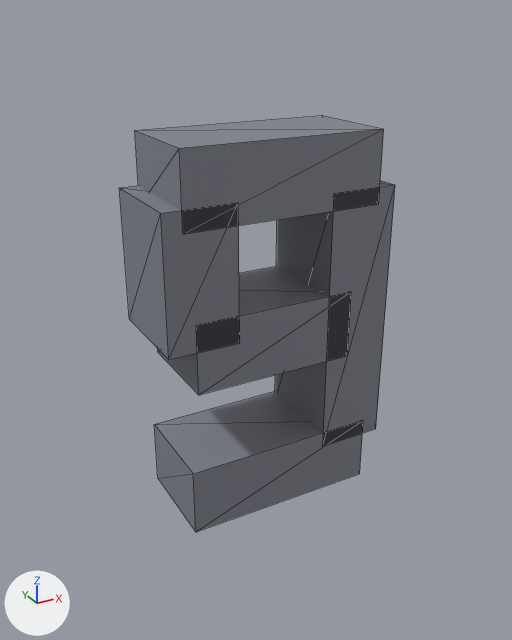
The glTF model app/src/main/assets/models/digit_9.glb as it was, and as the next commit left it.
Both versions are drawn from a 50 mm camera at (-2.1, -3.68, 1.78) aimed at (-0.06, 0.03, -0.07). Lighting does not change. The marker at lower left points along +X, +Y and +Z. The first picture is the older version. Mesh edges are drawn as thin lines. Where no turn or scale is listed for an object, it has been applied to the vertices.

Before the edit, the objects in view are built like this:
```python
me_geometry_0 = bpy.data.meshes.new('geometry_0')
me_geometry_0.from_pydata(...)  # a box spanning x -0.7..0.59, y -0.32..0.32, z 0.69..1.14; a box spanning x 0.26..0.71, y -0.32..0.32, z -0.94..0.8; a box spanning x -0.7..0.59, y -0.32..0.32, z -1.28..-0.83; a box spanning x -0.82..-0.37, y -0.32..0.32, z -0.02..0.82; a box spanning x -0.64..0.42, y -0.32..0.32, z -0.29..0.16
me_geometry_0.materials.append(mat_defaultmaterial)
ob_geometry_0 = bpy.data.objects.new('geometry_0', me_geometry_0)
ob_geometry_0.location = (0.0, 0.0, 0.0)
```
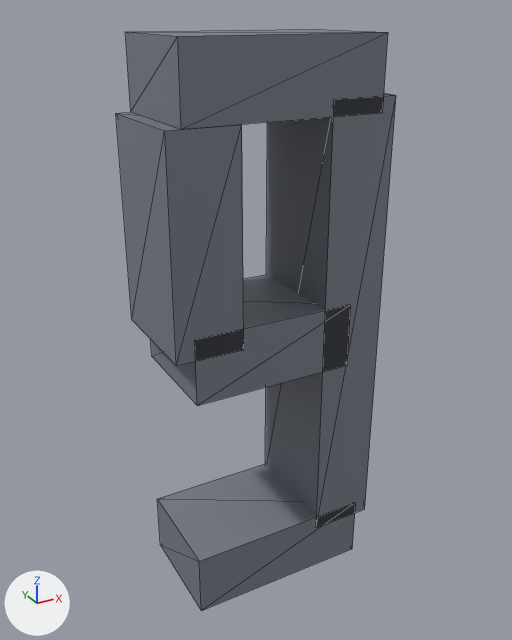
Pixel boxes (x1, y1, x2, y2) of what changed, in the pictures (512 x 640 px; the box of a moved part takes in the faces that stretch with it):
```json
{"object": "geometry_0", "change": "reshaped", "before": [119, 115, 395, 532], "after": [116, 29, 396, 611], "on screen": "39% taller"}
{"part": 1, "of": "me_geometry_0", "change": "moved or reshaped", "before": [135, 115, 384, 234], "after": [125, 29, 388, 129]}
{"part": 2, "of": "me_geometry_0", "change": "moved or reshaped", "before": [275, 180, 395, 444], "after": [265, 93, 396, 527]}
{"part": 3, "of": "me_geometry_0", "change": "moved or reshaped", "before": [154, 391, 363, 532], "after": [157, 464, 356, 611]}
{"part": 4, "of": "me_geometry_0", "change": "moved or reshaped", "before": [119, 185, 240, 360], "after": [116, 112, 244, 366]}
{"part": 5, "of": "me_geometry_0", "change": "moved or reshaped", "before": [157, 266, 351, 395], "after": [151, 275, 350, 406]}
```

The change, as JSON lines over the scene's bpy script:
```json
{"block": "me_geometry_0", "where": "# used by ob_geometry_0; location = (0.0, 0.0, 0.0)"}
{"op": "remove", "block": "me_geometry_0", "code": "me_geometry_0.from_pydata(...)  # 40 vertices, 60 faces; spans x -0.82..0.71, y -0.32..0.32, z -1.28..1.14"}
{"op": "add", "block": "me_geometry_0", "code": "me_geometry_0.from_pydata(...)  # 40 vertices, 60 faces; spans x -0.79..0.63, y -0.37..0.37, z -1.91..1.66"}
{"block": "me_geometry_0", "change": "me_geometry_0 part 1: the loose piece of 8 vertices spanning x -0.7..0.59, y -0.32..0.32, z 0.69..1.14 is scaled about its middle by (0.962, 1.13, 0.948), then moved by (-0.03, 0.0, 0.53)"}
{"block": "me_geometry_0", "change": "me_geometry_0 part 2: the loose piece of 8 vertices spanning x 0.26..0.71, y -0.32..0.32, z -0.94..0.8 is scaled about its middle by (0.948, 1.13, 1.68), then moved by (-0.07, 0.0, -0.05)"}
{"block": "me_geometry_0", "change": "me_geometry_0 part 3: the loose piece of 8 vertices spanning x -0.7..0.59, y -0.32..0.32, z -1.28..-0.83 is scaled about its middle by (0.962, 1.13, 0.948), then moved by (-0.03, 0.0, -0.64)"}
{"block": "me_geometry_0", "change": "me_geometry_0 part 4: the loose piece of 8 vertices spanning x -0.82..-0.37, y -0.32..0.32, z -0.02..0.82 is scaled about its middle by (0.948, 1.13, 1.53), then moved by (0.02, 0.0, 0.19)"}
{"block": "me_geometry_0", "change": "me_geometry_0 part 5: the loose piece of 8 vertices spanning x -0.64..0.42, y -0.32..0.32, z -0.29..0.16 is scaled about its middle by (0.998, 1.13, 0.948), then moved by (-0.03, 0.0, -0.05)"}
```
